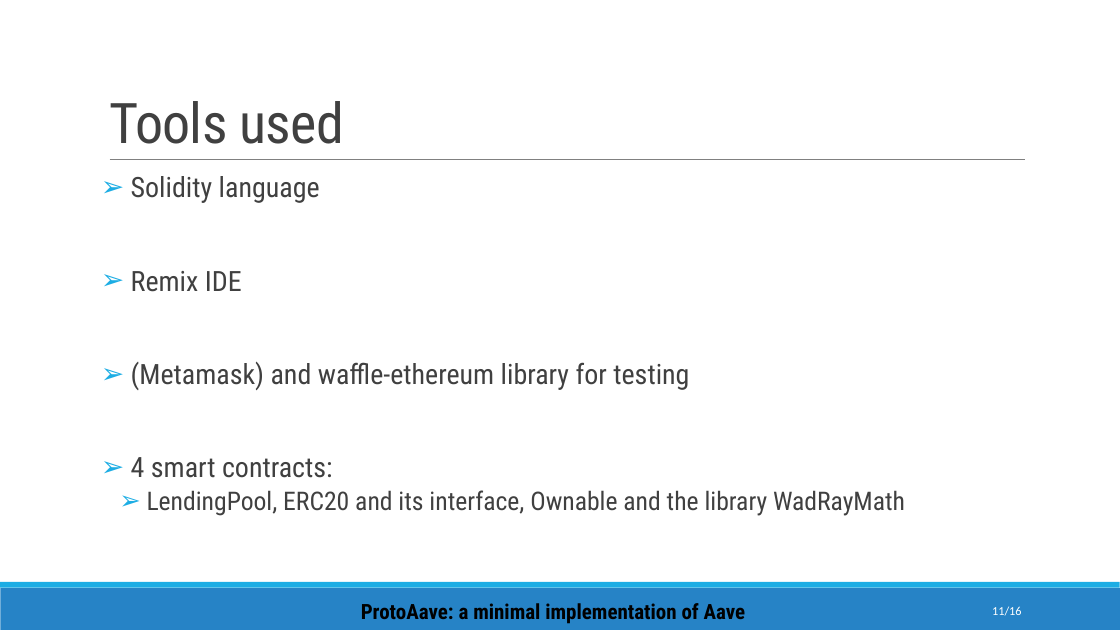
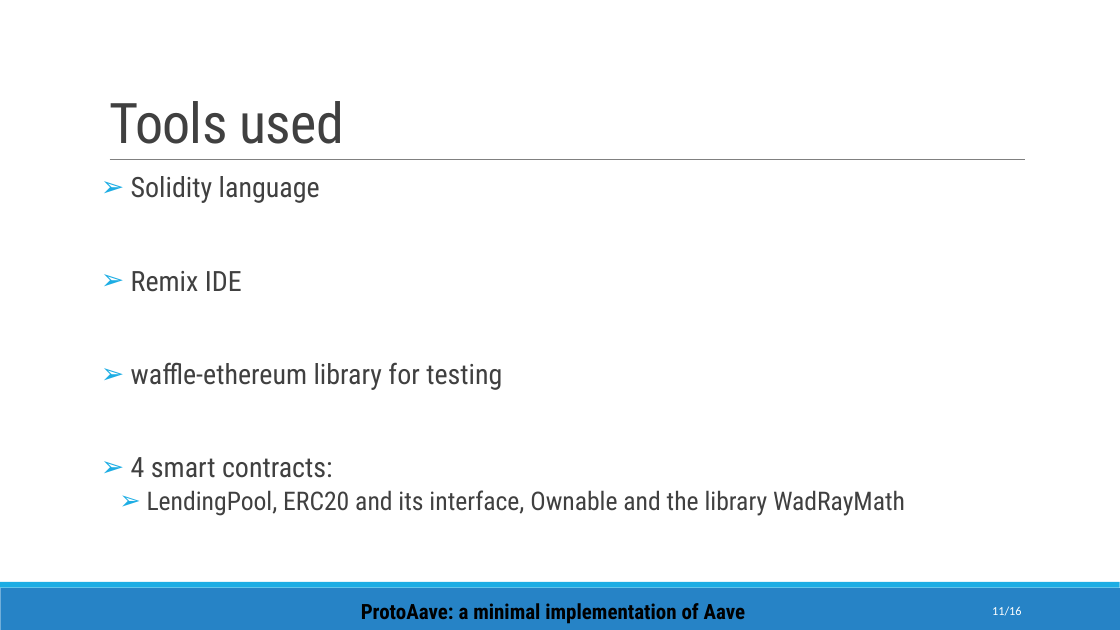
Before and after one commit to enricopiseddu/lendingPool, a slide deck: slide 11 of presentation.pptx. Drawn at 1120x630 pixels with LibreOffice and Linux fonts; fonts in the diff are those of the drawing. Boxes give left, top, right and bottom in pixels: in the first picture for what was removed or moved away, otherwise in the second. Text is boxed around its words. In the diff, an @@ line names an element or a change of style, - is before the commit and + after.

```diff
--- a/presentation.pptx
+++ b/presentation.pptx
@@ text at box(131, 362, 502, 390): text changed @@
-➢ (Metamask) and waffle-ethereum library for testing
+➢ waffle-ethereum library for testing
```
Also in this commit, not shown: 5 other slides changed.
